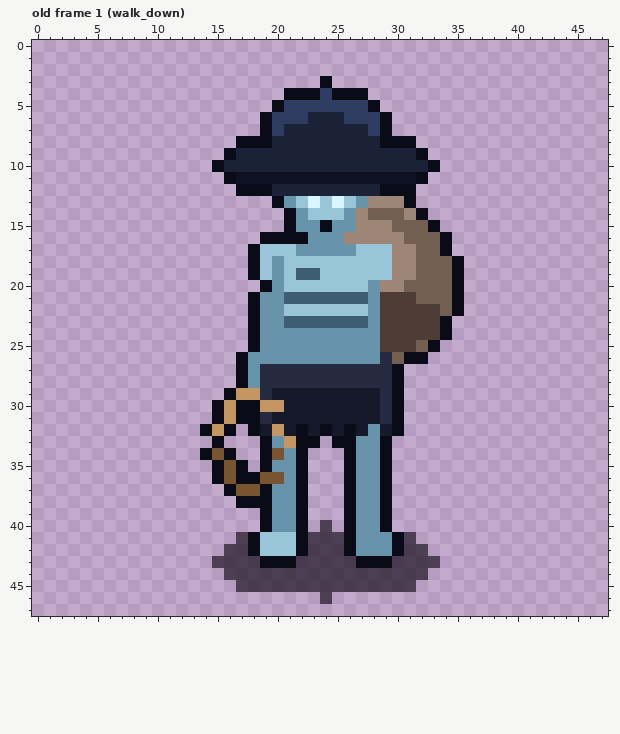
Pixel-art file, stored at cliente_Godot/assets/sprites/silbon.aseprite. Above is the file before it was changed.
48x48 pixels, 32 frames. Colours within 5 levels of each other are drawn and written as one. Shown: old frame 1 (walk_down). The commit also changed other frames, which this record leaves out.
Now the later version:
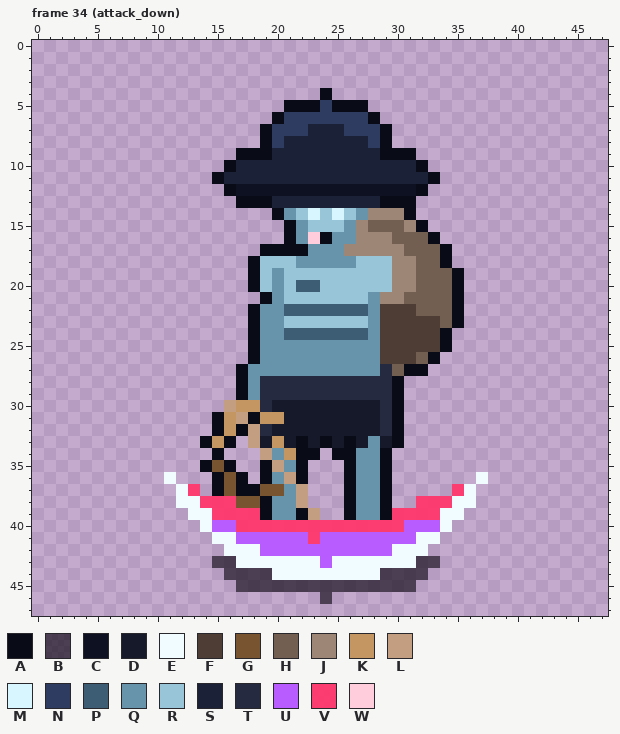
Palette (. is transparent): A #090b17  B #150d1caf  C #0d1121  D #161929  E #f0fcff  F #4d3d35  G #785530  H #735e52  J #9e8677  K #c49762  L #c39e80  M #d8f6ff  N #2f3c61  P #3c5d73  Q #6894ab  R #99c5d9  S #1b2238  T #252a40  U #b95cff  V #ff366cf0  W #ffcddc
A new or re-ordered frame is compared with the old frame closest to it.
What changed:
frames 32 -> 68
--- frame 34 (attack_down) is new; against old frame 1 (walk_down)
@@ x 9..39 @@
  2 ...............................
- 3 ...............A...............
- 4 ............AAANAAA............
- 5 ...........ANNNNNNNA...........
- 6 ..........ANNNSSSNNNA..........
- 7 ..........ANSSSSSSSNA..........
- 8 ........AAASSSSSSSSSAAA........
- 9 .......ASSSSSSSSSSSSSSSA.......
-10 ......ASSSSSSSSSSSSSSSSSA......
-11 .......ACCCCCCCCCCCCCCCA.......
-12 ........AAASSSSSSSSSAAA........
-13 ...........AQRMRMRQJJJA........
-14 ............AQRRRQJHHHJA.......
-15 ............AQQAQQJJJHHHA......
-16 ..........AAAAQQQJJJJJHHHA.....
-17 .........ARRRQQQQQRRRJJHHA.....
-18 .........ARQRRRRRRRRRJJHHHA....
-19 .........ARQRPPRRRRRRJJHHHA....
-20 ..........AQRRRRRRRQJJHHHHA....
-21 .........AQQPPPPPPPQFFFHHHA....
-22 .........AQQRRRRRRRQFFFFFHA....
-23 .........AQQPPPPPPPQFFFFFA.....
-24 .........AQQQQQQQQQQFFFFFA.....
-25 .........AQQQQQQQQQQFFFHA......
-26 ........AQQQQQQQQQQQTHAA.......
-27 ........AQTTTTTTTTTTTA.........
+ 3 ...............................
+ 4 ...............A...............
+ 5 ............AAANAAA............
+ 6 ...........ANNNNNNNA...........
+ 7 ..........ANNNSSSNNNA..........
+ 8 ..........ANSSSSSSSNA..........
+ 9 ........AAASSSSSSSSSAAA........
+10 .......ASSSSSSSSSSSSSSSA.......
+11 ......ASSSSSSSSSSSSSSSSSA......
+12 .......ACCCCCCCCCCCCCCCA.......
+13 ........AAASSSSSSSSSAAA........
+14 ...........AQRMRMRQJJJA........
+15 ............AQRRRQJHHHJA.......
+16 ............AQWAQQJJJHHHA......
+17 ..........AAAAQQQJJJJJHHHA.....
+18 .........ARRRQQQQQRRRJJHHA.....
+19 .........ARQRRRRRRRRRJJHHHA....
+20 .........ARQRPPRRRRRRJJHHHA....
+21 ..........AQRRRRRRRQJJHHHHA....
+22 .........AQQPPPPPPPQFFFHHHA....
+23 .........AQQRRRRRRRQFFFFFHA....
+24 .........AQQPPPPPPPQFFFFFA.....
+25 .........AQQQQQQQQQQFFFFFA.....
+26 .........AQQQQQQQQQQFFFHA......
+27 ........AQQQQQQQQQQQTHAA.......
 28 ........AQTTTTTTTTTTTA.........
-29 .......AKKTDDDDDDDDDTA.........
-30 ......AKAAKKDDDDDDDDTA.........
-31 ......AKAATDDDDDDDDDTA.........
-32 .....AKA.ADKDADADADQDA.........
-33 ......A...AQKAA.AAQQA..........
-34 .....AGA..AGQA...AQQA..........
-35 ......AGA.AQQA...AQQA..........
-36 ......AGAAGGQA...AQQA..........
-37 .......AGGAQQA...AQQA..........
-38 ........AAAQQA...AQQA..........
-39 ..........AQQA...AQQA..........
-40 ..........AQQA.B.AQQA..........
-41 ........BARRRABBBAQQQAB........
-42 .......BBARRRABBBAQQQABB.......
-43 ......BBBBAAABBBBBAAABBBB......
-44 .......BBBBBBBBBBBBBBBBB.......
+29 ........AQTTTTTTTTTTTA.........
+30 .......LKKTDDDDDDDDDTA.........
+31 ......AKLAKKDDDDDDDDTA.........
+32 ......AKALTDDDDDDDDDTA.........
+33 .....AKA.LDKDADADADQDA.........
+34 ......A...LQKAA.AAQQA..........
+35 .....AGA..ALQA...AQQA..........
+36 ..E...AGA.AQLA...AQQA.......E..
+37 ...EV.AGAAGGQL...AQQA.....VE...
+38 ...EEVVVGGAQQL...AQQA..VVVEE...
+39 ....EEVVVVAQQAL..AQQAVVVVEE....
+40 .....EUUVVVVVVVVVVVVVVUUUE.....
+41 ......EEUUUUUUVUUUUUUUUEE......
+42 .......EEEUUUUUUUUUUUEEE.......
+43 ......BBEEEEEEEUEEEEEEEBB......
+44 .......BBBBEEEEEEEEEBBBB.......
 45 ........BBBBBBBBBBBBBBB........
Boxes around the changes in both pictures, in picture pixels (x1, y1, x2, y2):
changed: (164, 76, 488, 580)
